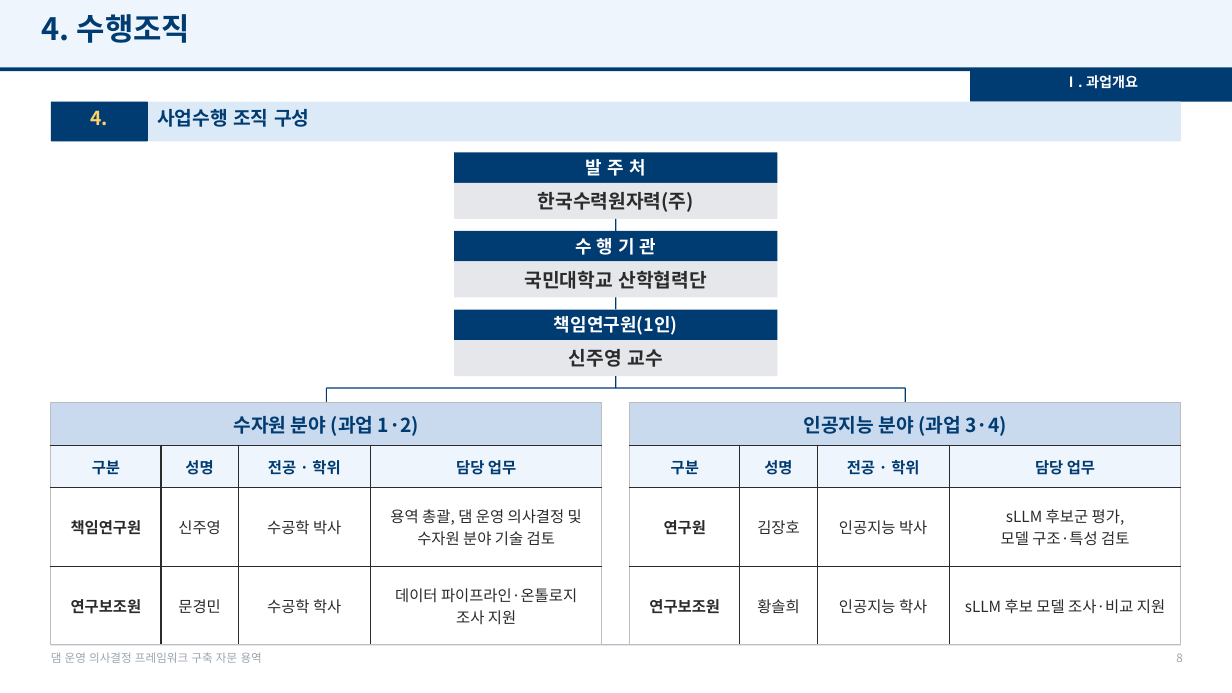
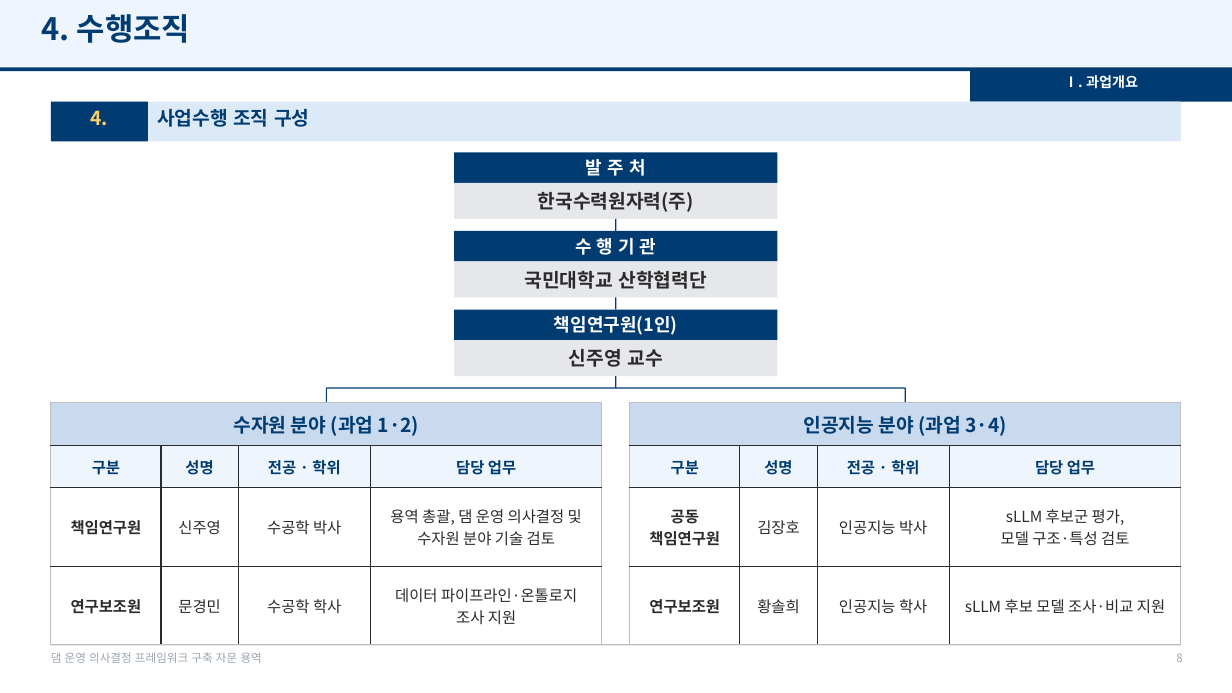
Before and after one commit to mkm1119/KGRAG-LLM, a slide deck: slide 8 of project_khnp/2026.12.09_최종보고회_발표자료_템플릿.pptx. Drawn at 1232x693 pixels with LibreOffice and Linux fonts; fonts in the diff are those of the drawing; background and template pictures are left out. Boxes give left, top, right and bottom in pixels: in the first picture for what was removed or moved away, otherwise in the second. Text is boxed around its words. In the diff, an @@ line names an element or a change of style, - is before the commit and + after.

```diff
--- a/project_khnp/2026.12.09_최종보고회_발표자료_템플릿.pptx
+++ b/project_khnp/2026.12.09_최종보고회_발표자료_템플릿.pptx
@@ table at (x1=630, y1=403, x2=1182, y2=645) @@
-row 3, column 1: 연구원
+row 3, column 1: 공동 / 책임연구원
```
Also in this commit, not shown: 5 other slides changed, 1 other file.
